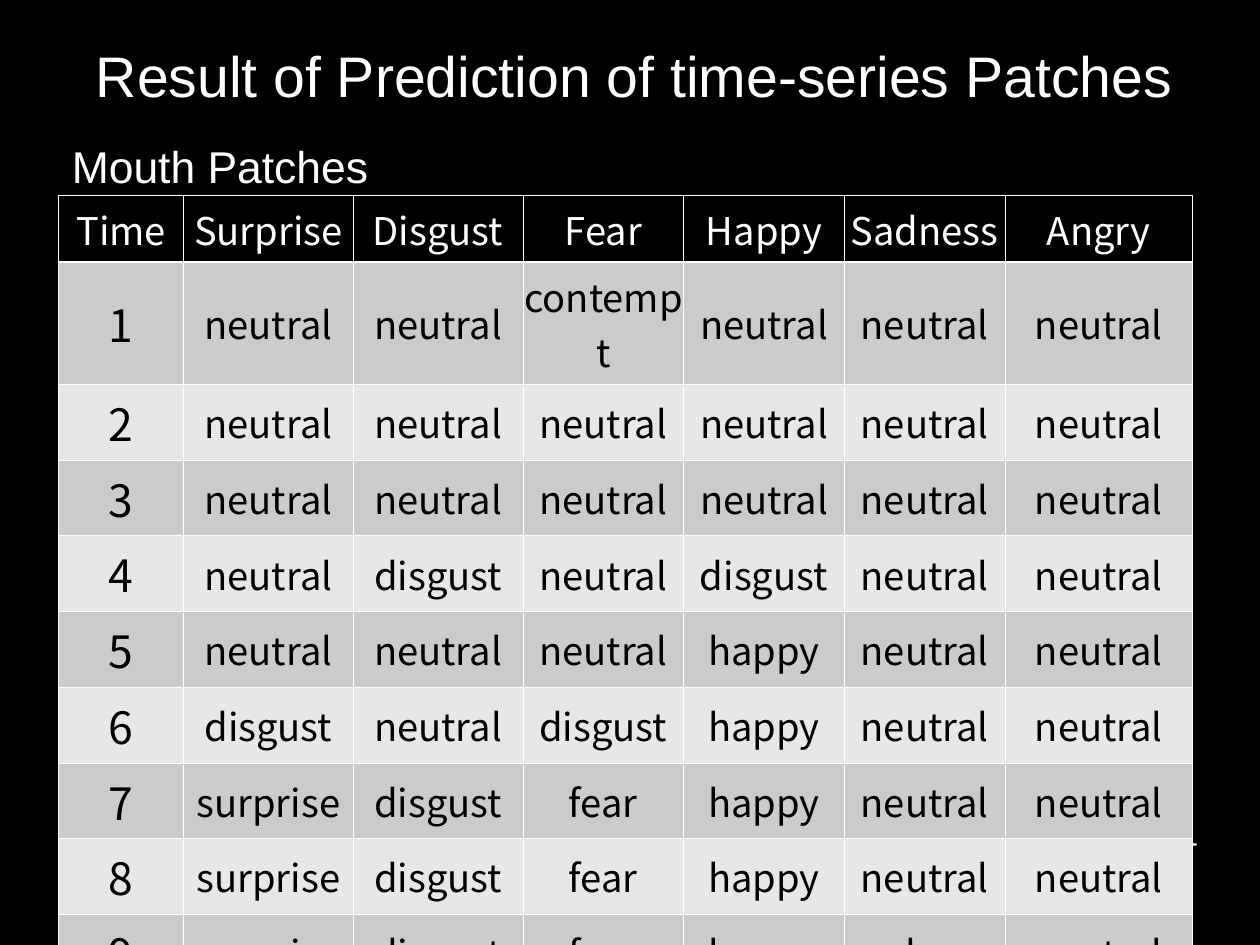
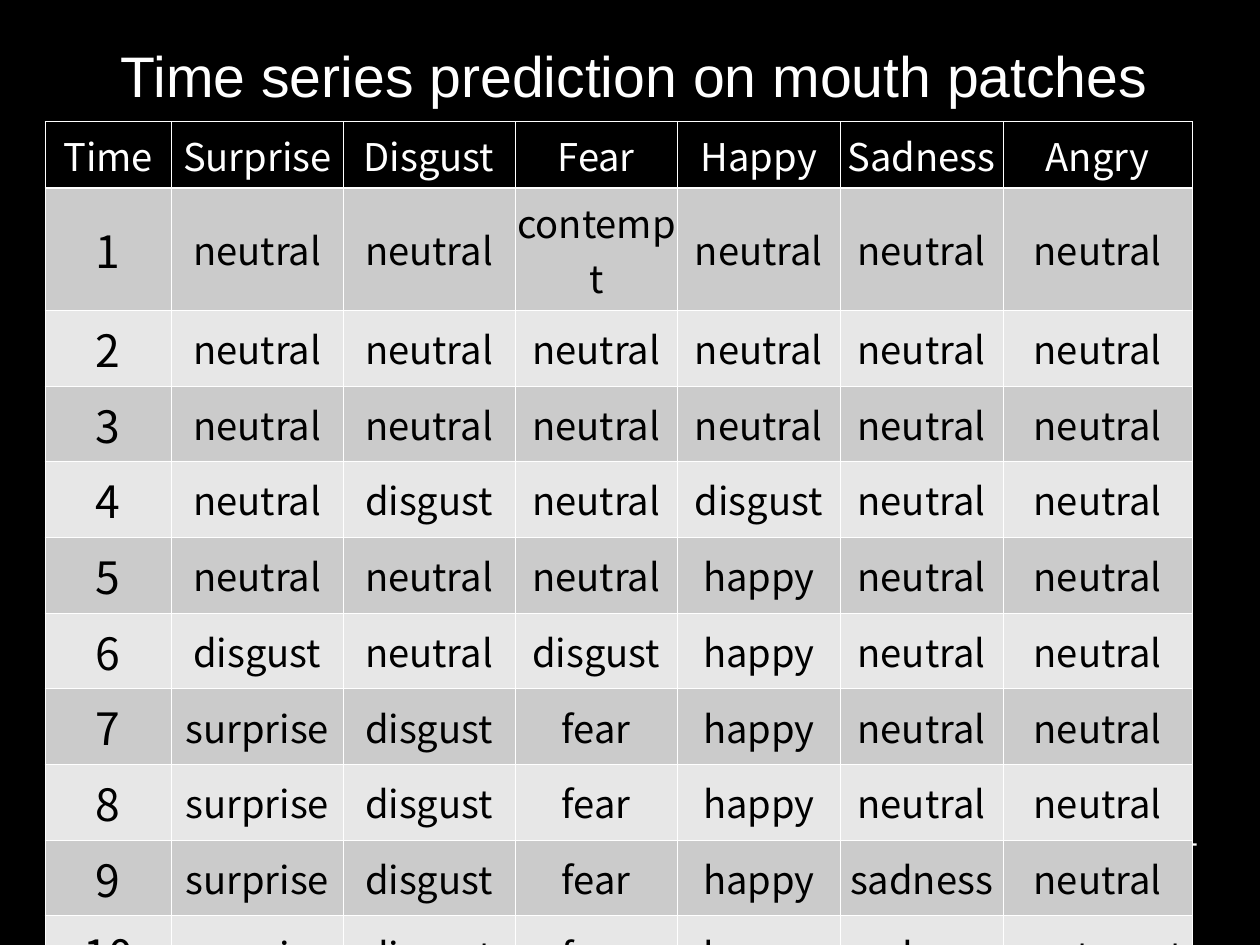
Before and after one commit to GiannisPapadopoulos/DiscriminativePatches, a slide deck: slide 26 of presentations/period3/MAI_Project1_Group4.ppt. Drawn at 1260x945 pixels with LibreOffice and Linux fonts; fonts in the diff are those of the drawing. Boxes give left, top, right and bottom in pixels: in the first picture for what was removed or moved away, otherwise in the second. Text is boxed around its words. In the diff, an @@ line names an element or a change of style, - is before the commit and + after.

Commit message:
Add missing rows

```diff
--- a/presentations/period3/MAI_Project1_Group4.ppt
+++ b/presentations/period3/MAI_Project1_Group4.ppt
@@ title at bbox=[121, 55, 1147, 108]: text changed @@
-Result of Prediction of time-series Patches
+Time series prediction on mouth patches
@@ table at bbox=[45, 121, 1191, 930] @@
+row 14: 13 | surprise | disgust | fear | happy | sadness | anger
+row 15: 14 | surprise | disgust | fear | happy | sadness | anger
@@ table: place and size @@
-table at bbox=[58, 196, 1193, 906]
+table at bbox=[45, 121, 1191, 930]
@@ text removed at bbox=[72, 150, 368, 184] @@
-Mouth Patches
```
